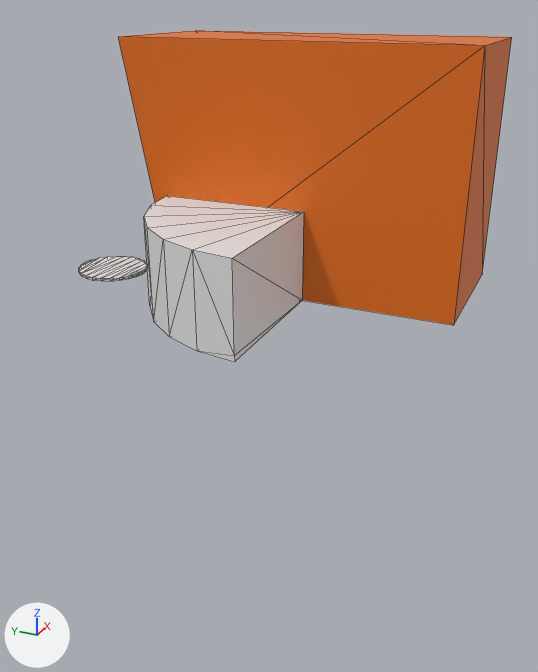
A saved change to the glTF model public/assets/models/environment/base.glb.
The view is the same before and after, from a 50 mm camera at (-215.0, -159.0, 91.0) aimed at (2.0, -62.0, -17.0). Every picture has the same lights, and +X, +Y and +Z are marked at lower left. The picture after the commit comes second. Mesh edges are drawn as thin lines. Where no turn or scale is listed for an object, it has been applied to the vertices.

The first picture shows '崖2', '施設', '遠景射撃場'.
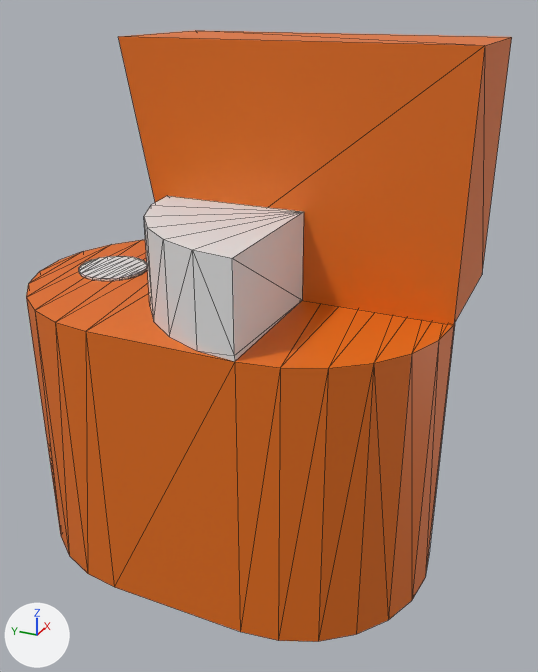
What differs and where, as boxes (x1, y1, x2, y2) in the pictures (538 x 672 px):
'崖1', added (orange): after (26, 240, 455, 642)

The change in detail:
Mesh me_崖1 is new.
It has 52 vertices, 100 faces and spans x -50.0..50.0, y -75.0..75.0, z -50.0..50.0.
It uses material mat_material_002 (orange #e77015).
Object '崖1' (ob_崖1) is new; it shows me_崖1.
Its location is (0.0, -50.0, -51.0).
